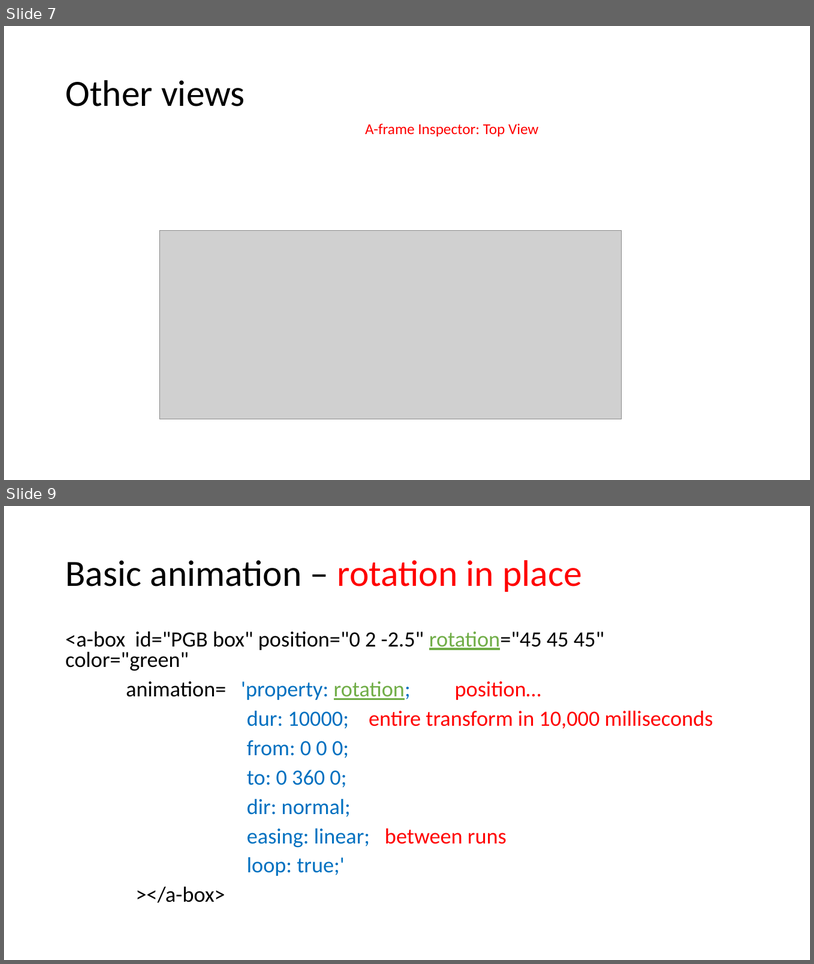
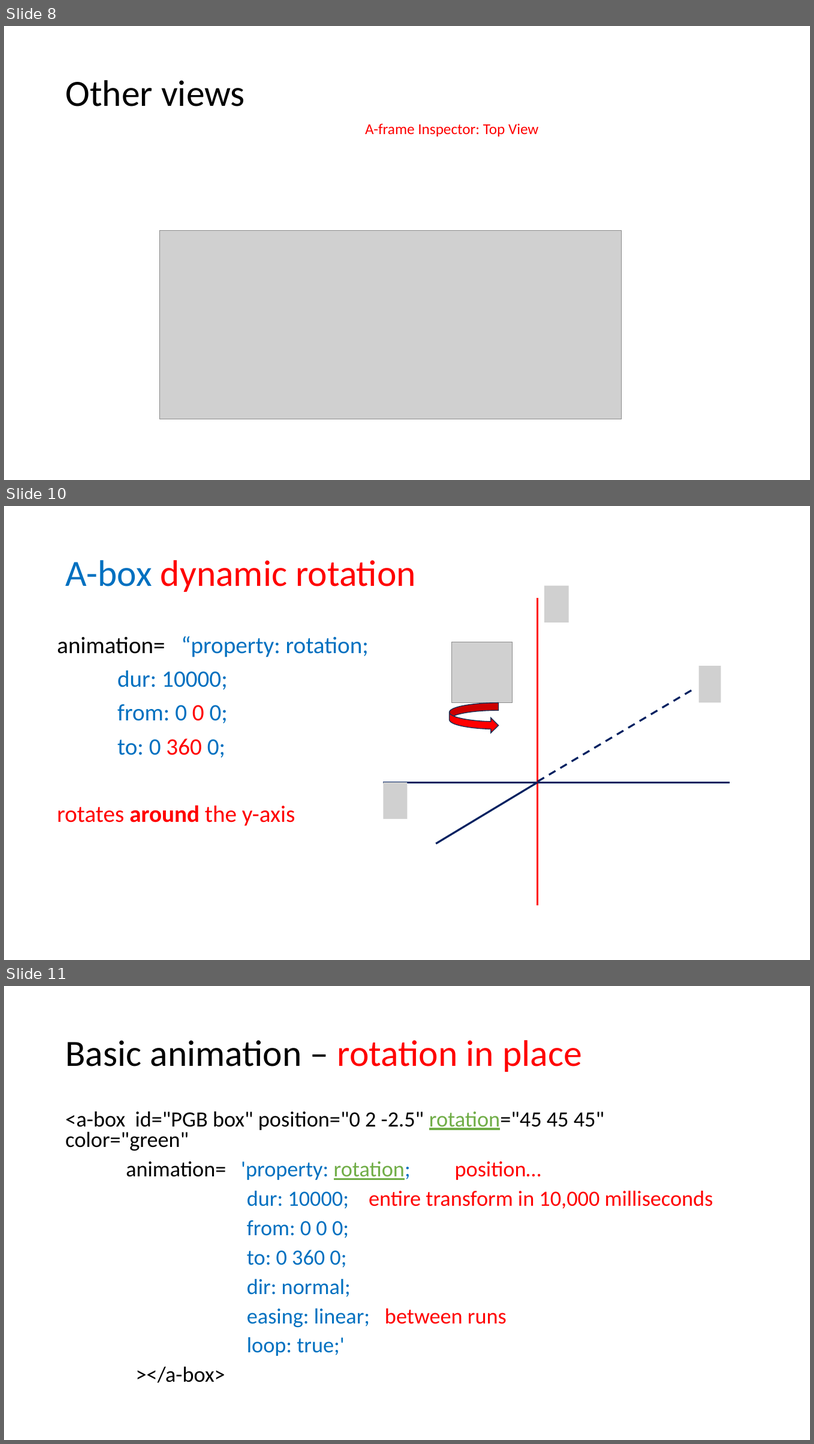
Before and after one commit to wonder-phil/UEMCON-2025, a slide deck: p04/A-frame-moving-geometric-objects.pptx. Shown one above the other, each under a label of ours: slides 7 and 9 before the commit, slides 8, 10 and 11 after it; the slides between them are not shown. The pictures are 814x964 and 814x1444 pixels, drawn with LibreOffice and Linux fonts; fonts in the diff are those of the drawing; grey boxes stand for pictures. Boxes give left, top, right and bottom in pixels: in the first picture for what was removed or moved away, otherwise in the second. Text is boxed around its words. In the diff, an @@ line names an element or a change of style, - is before the commit and + after.

```diff
--- a/p04/A-frame-moving-geometric-objects.pptx
+++ b/p04/A-frame-moving-geometric-objects.pptx
@@ slide 10 added at (x1=4, y1=506, x2=810, y2=960), background #FFFFFF @@
@@ title added at (x1=65, y1=560, x2=416, y2=592), 44 pt, text #FF0000 @@
+A-box dynamic rotation
@@ picture added at (x1=545, y1=586, x2=569, y2=623) @@
@@ line added from (538, 905) to (538, 598), #FF0000 2.25 pt @@
@@ text added at (x1=57, y1=636, x2=369, y2=826), 28 pt, text #0070C0 @@
+animation= “property: rotation;
+dur: 10000;
+from: 0 0 0;
+to: 0 360 0;
+rotates around the y-axis
@@ picture added at (x1=452, y1=642, x2=513, y2=703) @@
@@ picture added at (x1=699, y1=666, x2=722, y2=703) @@
@@ curved right arrow added at (x1=450, y1=703, x2=499, y2=733), fill #FF0000, outline #1E3256 1 pt @@
@@ line added from (538, 781) to (692, 690), #002060 2.25 pt dashed @@
@@ line added from (383, 782) to (730, 782), #002060 2.25 pt @@
@@ picture added at (x1=383, y1=782, x2=408, y2=819) @@
@@ line added from (437, 844) to (538, 782), #002060 2.25 pt @@
@@ what was slide 7 is now slide 8 @@
@@ what was slide 9 is now slide 11 @@
```
Also in this commit, not shown: 3 slides changed, 2 other slides added, 20 other files.
